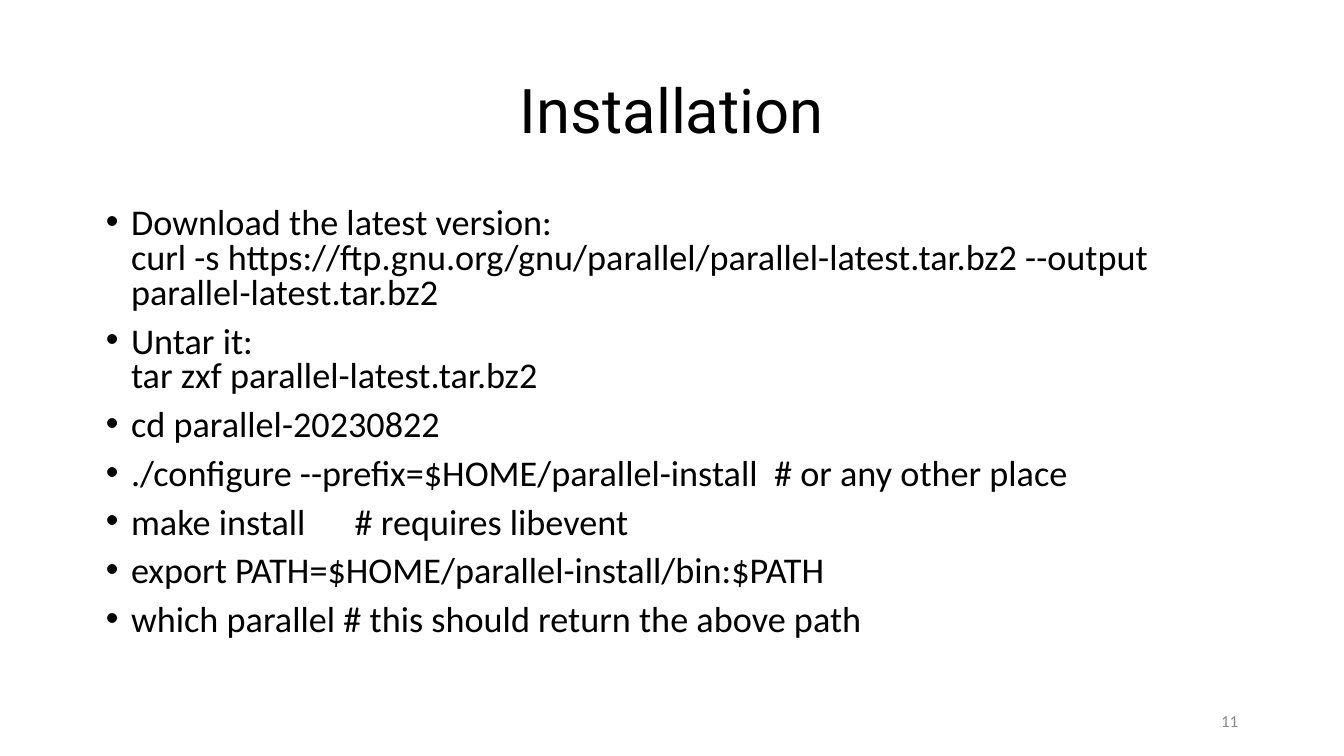
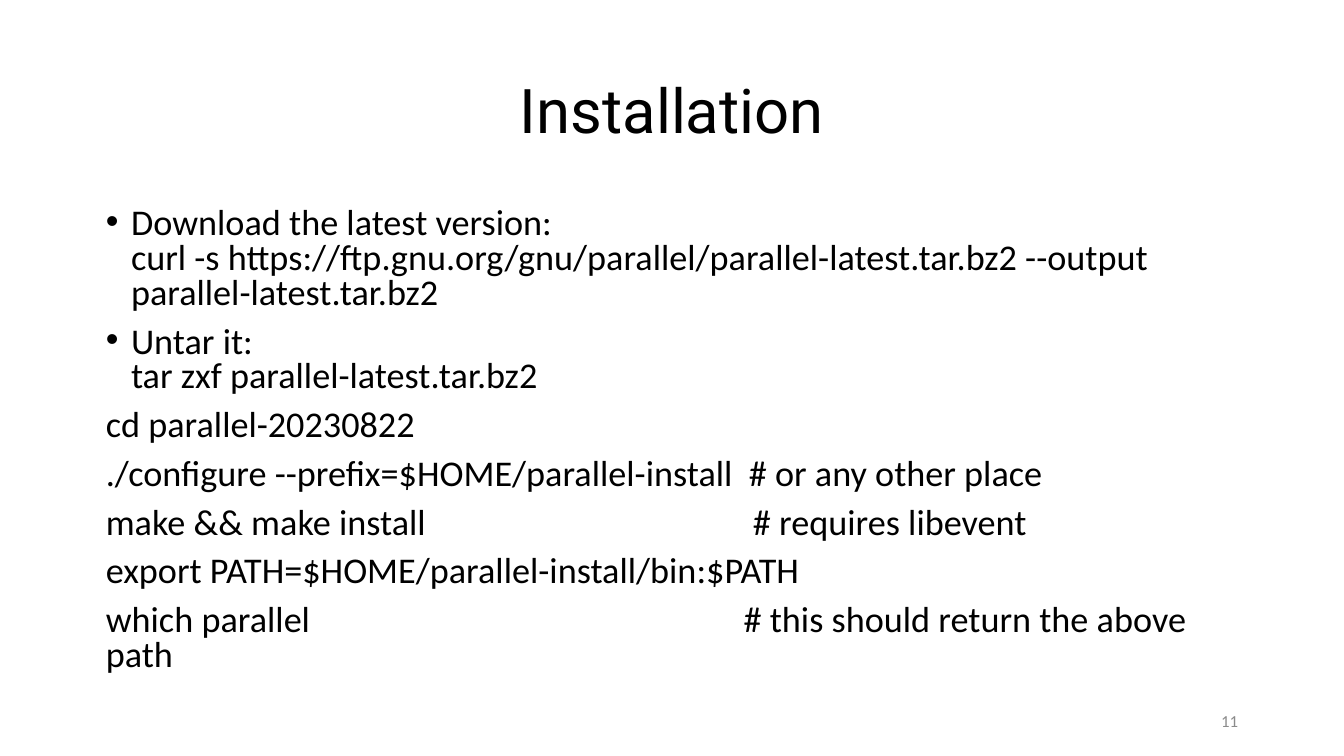
Before and after one commit to ketancmaheshwari/pearc24tut, a slide deck: slide 11 of gnu-parallel-tutorial.pptx. Drawn at 1344x756 pixels with LibreOffice and Linux fonts; fonts in the diff are those of the drawing. Boxes give left, top, right and bottom in pixels: in the first picture for what was removed or moved away, otherwise in the second. Text is boxed around its words. In the diff, an @@ line names an element or a change of style, - is before the commit and + after.

Commit message:
adding install file

```diff
--- a/gnu-parallel-tutorial.pptx
+++ b/gnu-parallel-tutorial.pptx
@@ text at (106, 412, 1186, 673): bullet • to none @@
@@ text at (106, 510, 1026, 541): text changed @@
-• make install # requires libevent
+make && make install # requires libevent
```
Also in this commit, not shown: 2 other slides changed, 1 slide added, 1 other file.
